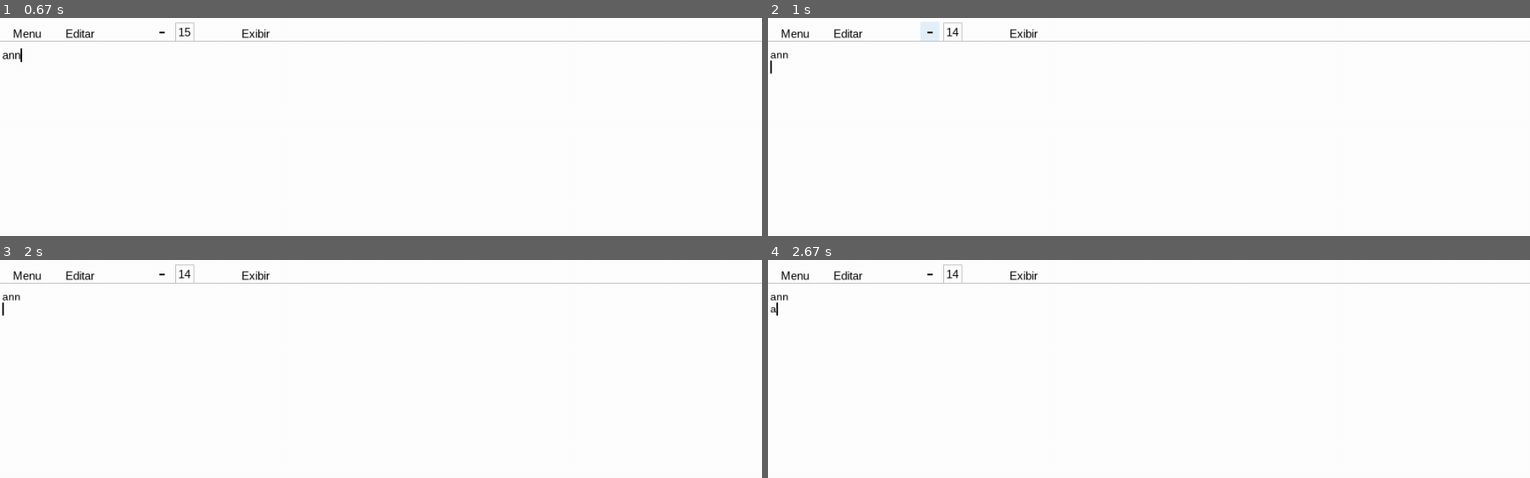
Above: before the commit, frames 1-4 (two rows, left to right).
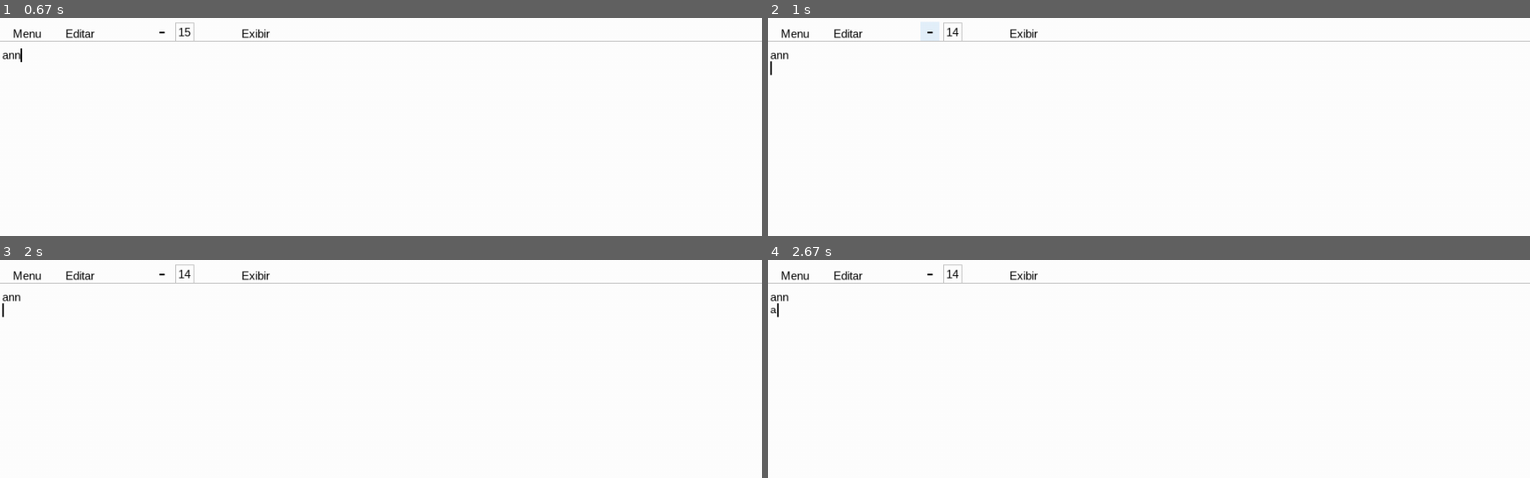
Above: after the commit, the same moments.

Repository: PedroGoulartbranco/Bloco-de-notas-pygame
Game: pygame game, started from main.py
Two runs of this game, one before a commit and one after it. Both use one fixed random seed, a clock stepped at 60 frames per second and the inputs below.
Inputs (mouse positions are in pixels of both pictures, inside the frame that each line leads up to):
- Up to frame 1 (0.67 s): type "ann" at 0.33 s
- Up to frame 2 (1 s): tap Enter at 0.67 s; click "-" at 0.93 s
- Up to frame 3 (2 s): hold Backspace 1.22-1.68 s; click (outside the picture) at 1.82 s
- Up to frame 4 (2.67 s): type "a" at 2.65 s

Frame 1 is identical in both runs. In frame 2, less than 0.1% of the frame differs, in the area x 0-3%, y 15-27%; in frame 3, less than 0.1%; in frame 4, less than 0.1%.

Commit message:
barrinha nao diminui mais

Diff:
--- a/main.py
+++ b/main.py
@@ -16,8 +16,12 @@
 fonte_menu = pygame.font.SysFont('arial', 15)
 fonte_texto = pygame.font.SysFont('arial', tamanho_fonte_texto)
 fonte_botao_menos_mais = pygame.font.SysFont('arial', tamanho_fonte_aumentar_dominuir)
+fonte_texto_fixo = pygame.font.SysFont('arial', 15)
 
 linhas = [""]
+linhas = [
+    {"texto": "", "fonte": fonte_texto}
+]
 linha_atual = 0
 onde_digitar = pygame.Rect(3, 40, LARGURA - 3, ALTURA - 40)
 
@@ -90,17 +94,23 @@
             rodando = False
         if event.type == pygame.KEYDOWN:
             if event.key == pygame.K_RETURN:
-                linhas.insert(linha_atual+1, "")
+                #linhas.insert(linha_atual+1, "")
+                linhas.append({
+                    "texto": "", "fonte": fonte_texto
+                })
                 linha_atual += 1
             elif event.key == pygame.K_BACKSPACE:
-                linhas[linha_atual] = linhas[linha_atual][:-1]
+                linhas[linha_atual]["texto"]= linhas[linha_atual]["texto"][:-1]
             else:
-                linhas[linha_atual] += event.unicode
+                linhas[linha_atual]["texto"] += event.unicode
         if event.type == pygame.MOUSEBUTTONDOWN:
             if botao_texto_menos.collidepoint(posicao_mouse):
                 tamanho_fonte_texto -= 1
+                fonte_texto = pygame.font.SysFont('arial', tamanho_fonte_texto) #Atualiza a fonte
+                linhas[linha_atual]["fonte"] = fonte_texto
                 print(tamanho_fonte_texto)
-    fonte_texto = pygame.font.SysFont('arial', tamanho_fonte_texto)
+
+    fonte_texto = pygame.font.SysFont('arial', tamanho_fonte_texto) #Atualiza a fonte
     posicao_mouse = pygame.mouse.get_pos()
 
     tela.fill("white")
@@ -114,12 +124,12 @@
     y_distancia = onde_digitar.y #Serve pra criar a distancia de cada
 
     for linha in linhas:
-        texto_surface = fonte_texto.render(linha, True, "black")
+        texto_surface = linha["fonte"].render(linha["texto"], True, "black")
         tela.blit(texto_surface, (onde_digitar.x, y_distancia))
-        y_distancia += fonte_texto.get_height()
+        y_distancia += fonte_texto_fixo.get_height()
 
-    cursor_y = y_distancia - fonte_texto.get_height()
-    largura_texto, altura_texto = fonte_texto.size(linhas[linha_atual])
+    cursor_y = y_distancia - fonte_texto_fixo.get_height()
+    largura_texto, altura_texto = fonte_texto_fixo.size(linhas[linha_atual]["texto"])
     cursor_x = onde_digitar.x + largura_texto
 
     tempo_atual = pygame.time.get_ticks() #Pega o tick atual
@@ -133,7 +143,7 @@
             cor_piscada = "white"
             piscou = False
             tempo_desligado = tempo_atual
-    linha_texto = pygame.draw.line(tela, cor_piscada, (cursor_x, cursor_y), (cursor_x, cursor_y + fonte_texto.get_height()), 2)
+    linha_texto = pygame.draw.line(tela, cor_piscada, (cursor_x, cursor_y), (cursor_x, cursor_y + fonte_texto_fixo.get_height()), 2)
 
 
     pygame.display.flip()   # atualiza a tela
